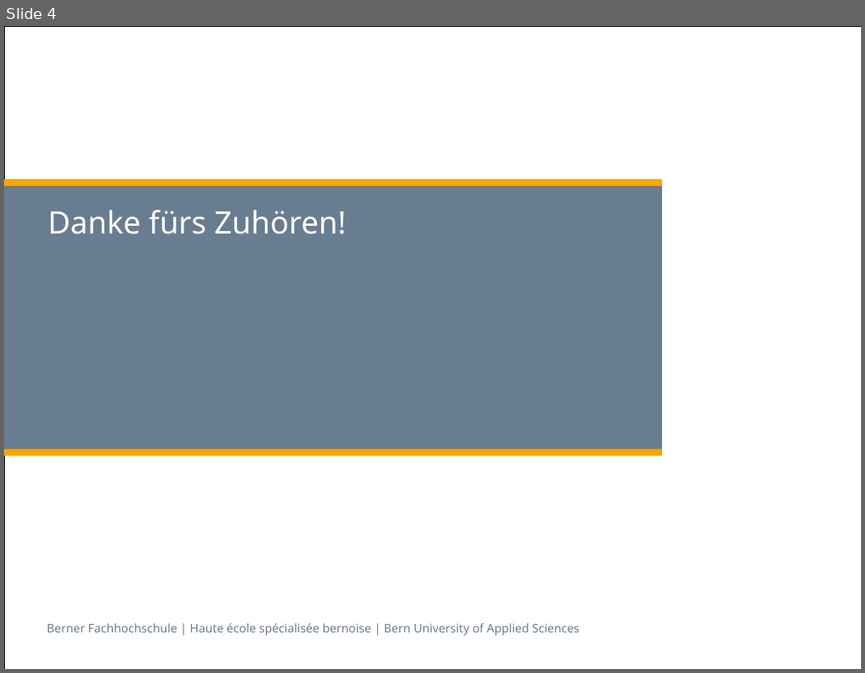
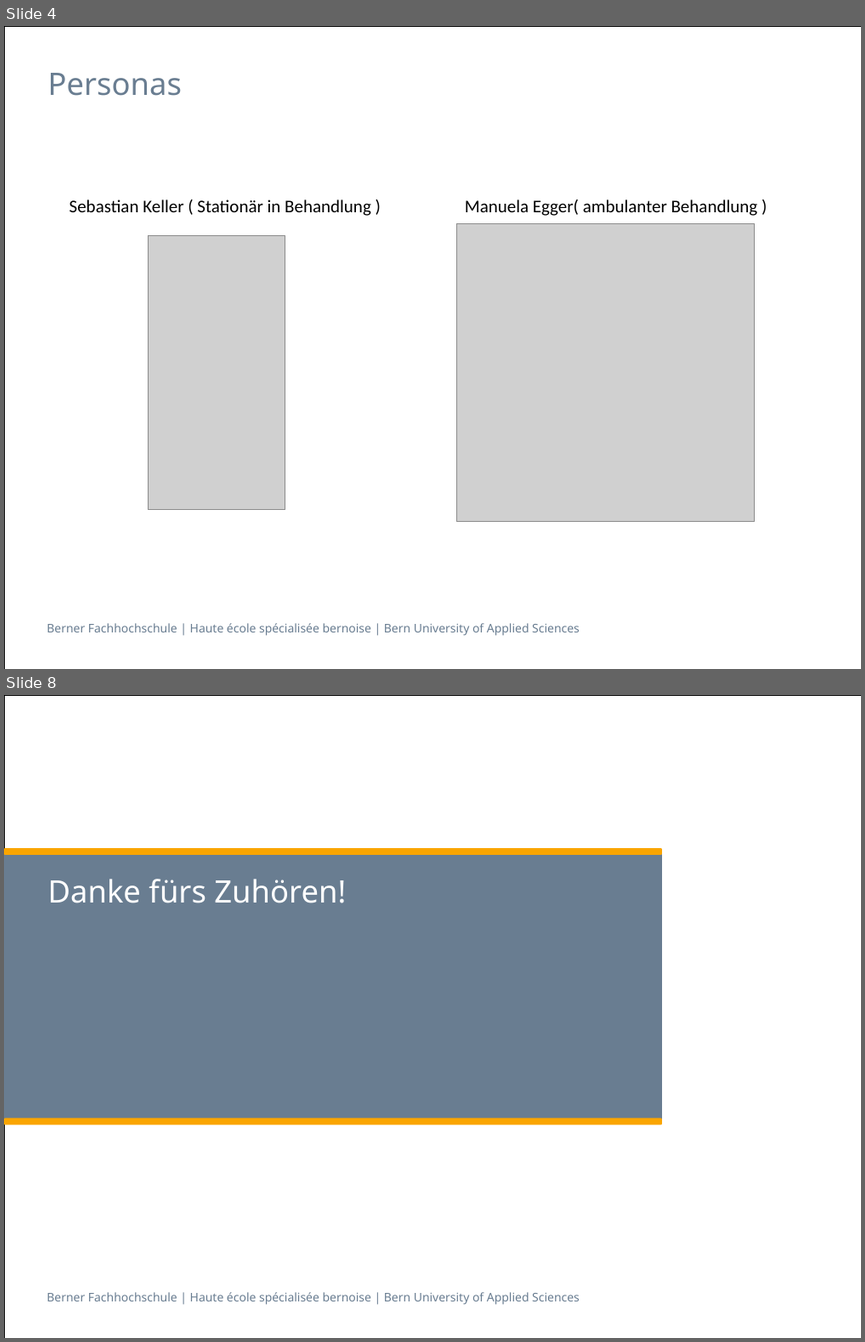
Before and after one commit to zyssm4/ch.bfh.btx8081.w2015.red, a slide deck: doc/Task03/Task03.pptx. Shown one above the other, each under a label of ours: slide 4 before the commit, slides 4 and 8 after it; the slides between them are not shown. The pictures are 865x673 and 865x1342 pixels, drawn with LibreOffice and Linux fonts; fonts in the diff are those of the drawing; grey boxes stand for pictures. Boxes give left, top, right and bottom in pixels: in the first picture for what was removed or moved away, otherwise in the second. Text is boxed around its words. In the diff, an @@ line names an element or a change of style, - is before the commit and + after.

```diff
--- a/doc/Task03/Task03.pptx
+++ b/doc/Task03/Task03.pptx
@@ slide 4 added at (x1=4, y1=26, x2=861, y2=669), background #FFFFFF; not listed: 2 template elements that a slide beside it also shows @@
@@ title added at (x1=48, y1=73, x2=182, y2=96), 26 pt, text #697D91 @@
+Personas
@@ text added at (x1=69, y1=199, x2=371, y2=216), 15 pt, text #000000 @@
+Sebastian Keller ( Stationär in Behandlung )
@@ text added at (x1=465, y1=199, x2=758, y2=216), 15 pt, text #000000 @@
+Manuela Egger( ambulanter Behandlung )
@@ picture added at (x1=456, y1=223, x2=755, y2=522) @@
@@ picture added at (x1=148, y1=235, x2=285, y2=509) @@
@@ what was slide 4 is now slide 8 @@
```
Also in this commit, not shown: 5 other slides added, 2 slides removed.
